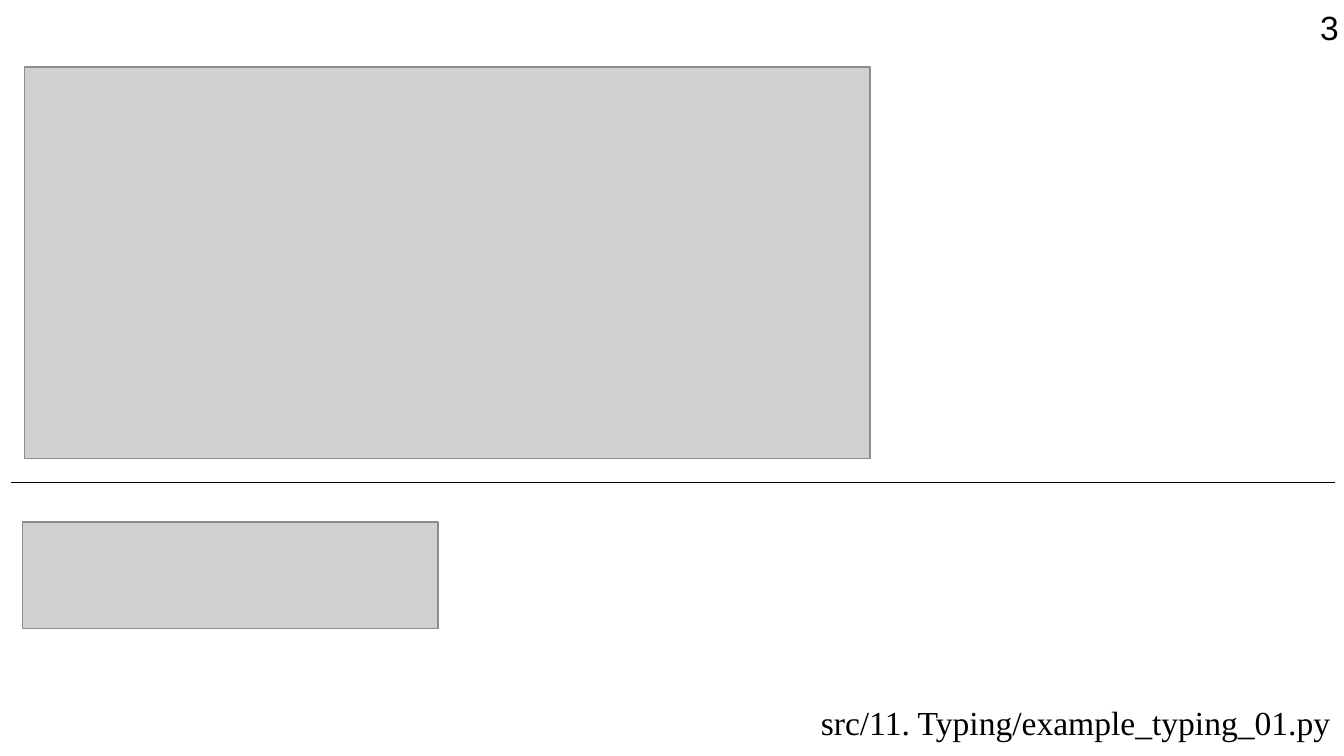
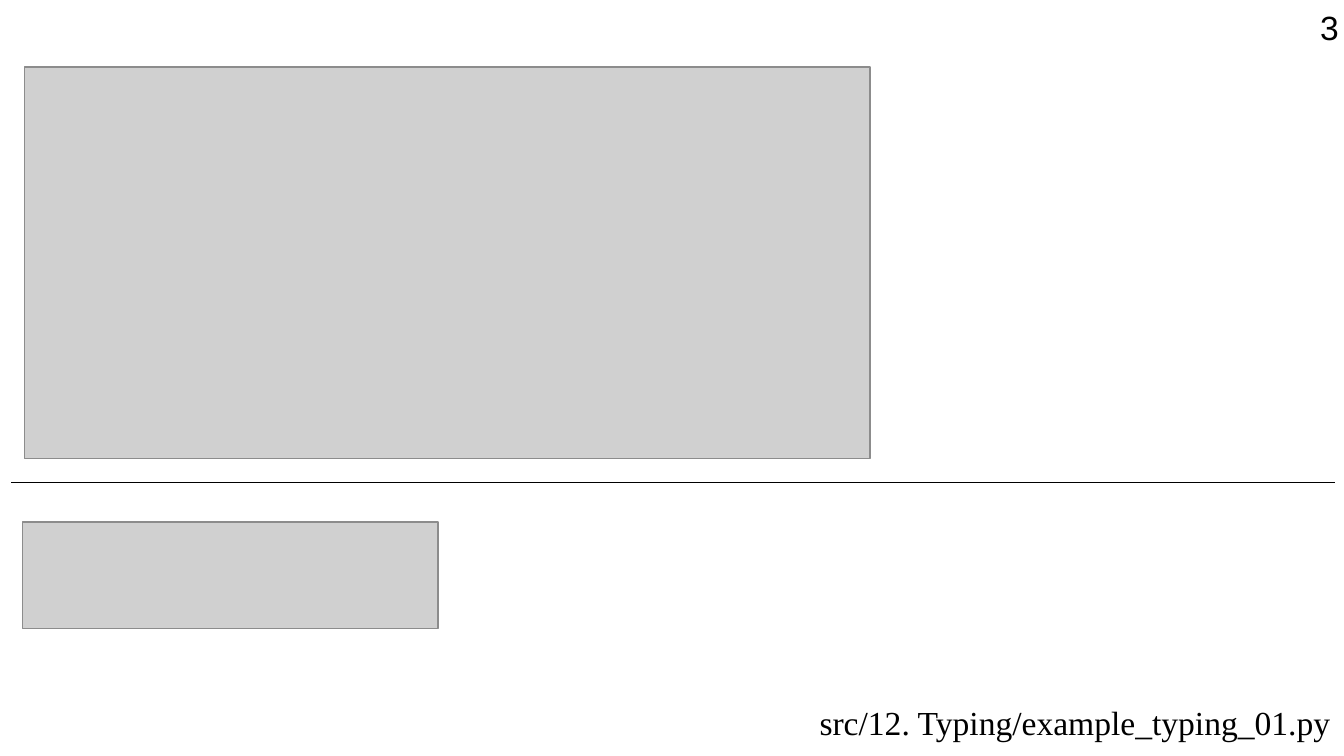
Before and after one commit to Jenyay/python-lectures, a slide deck: slide 3 of presentations/12. Typing.odp. Drawn at 1344x756 pixels with LibreOffice and Linux fonts; fonts in the diff are those of the drawing; grey boxes stand for pictures. Boxes give left, top, right and bottom in pixels: in the first picture for what was removed or moved away, otherwise in the second. Text is boxed around its words. In the diff, an @@ line names an element or a change of style, - is before the commit and + after.

```diff
--- a/presentations/12. Typing.odp
+++ b/presentations/12. Typing.odp
@@ text at box(820, 711, 1331, 741): text changed @@
-src/11. Typing/example_typing_01.py
+src/12. Typing/example_typing_01.py
```
Also in this commit, not shown: 9 other slides changed, 1 other file.
